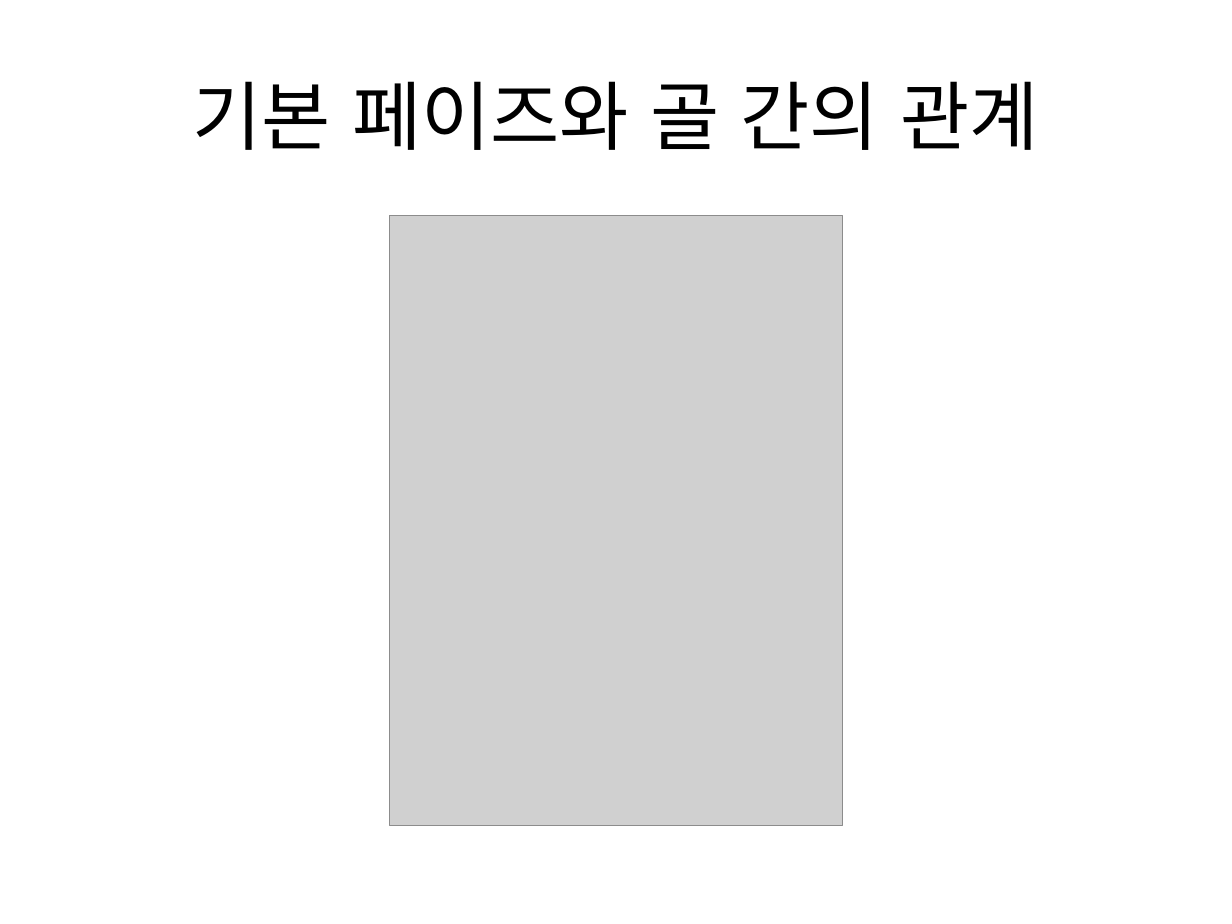
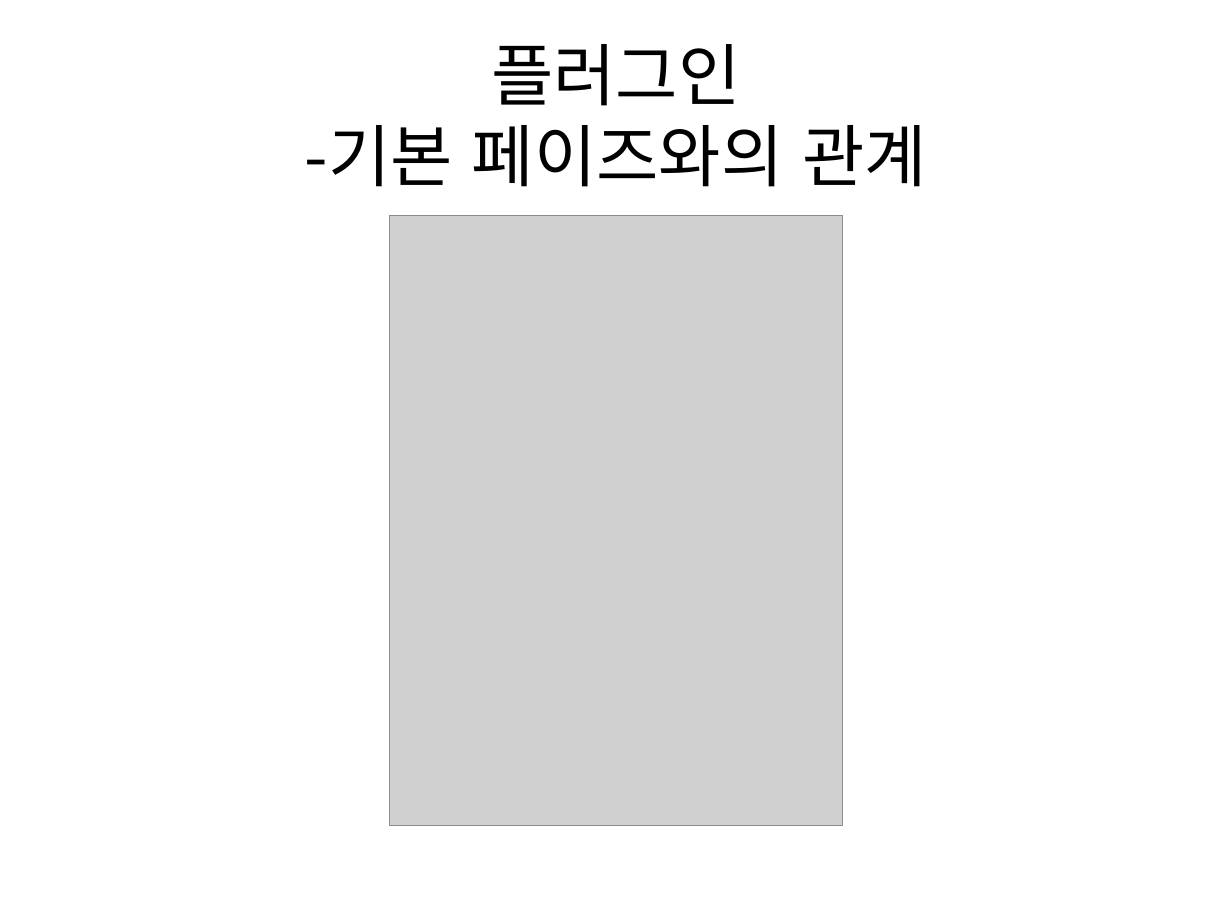
Before and after one commit to ibluebelt/osd_maven, a slide deck: slide 33 of 자바세상의 빌드를 이끄는 메이븐_1~5장.pptx (slide 21 before the commit). Drawn at 1232x924 pixels with LibreOffice and Linux fonts; fonts in the diff are those of the drawing; grey boxes stand for pictures. Boxes give left, top, right and bottom in pixels: in the first picture for what was removed or moved away, otherwise in the second. Text is boxed around its words. In the diff, an @@ line names an element or a change of style, - is before the commit and + after.

```diff
--- a/자바세상의 빌드를 이끄는 메이븐_1~5장.pptx
+++ b/자바세상의 빌드를 이끄는 메이븐_1~5장.pptx
@@ title at <box>305,44,928,187</box>: text changed; size 44 to 39.6 pt @@
-기본 페이즈와 골 간의 관계
+플러그인
+-기본 페이즈와의 관계
```
Also in this commit, not shown: 9 other slides changed, 15 slides added, 13 slides removed, 6 other files.
